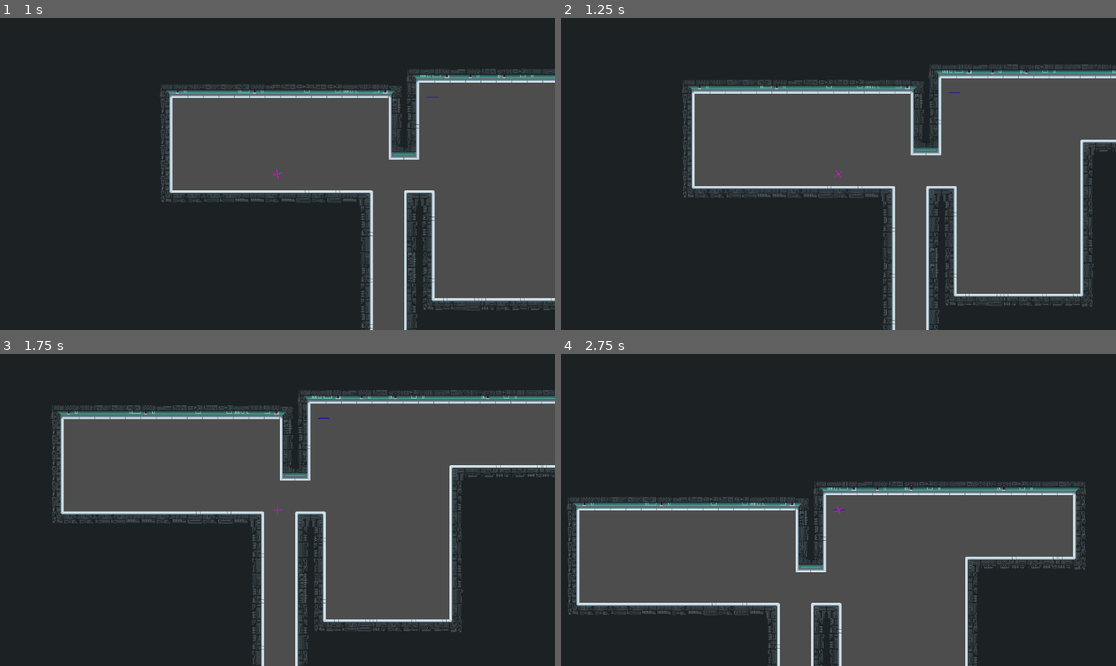
Above: before the commit, frames 1-4 (two rows, left to right).
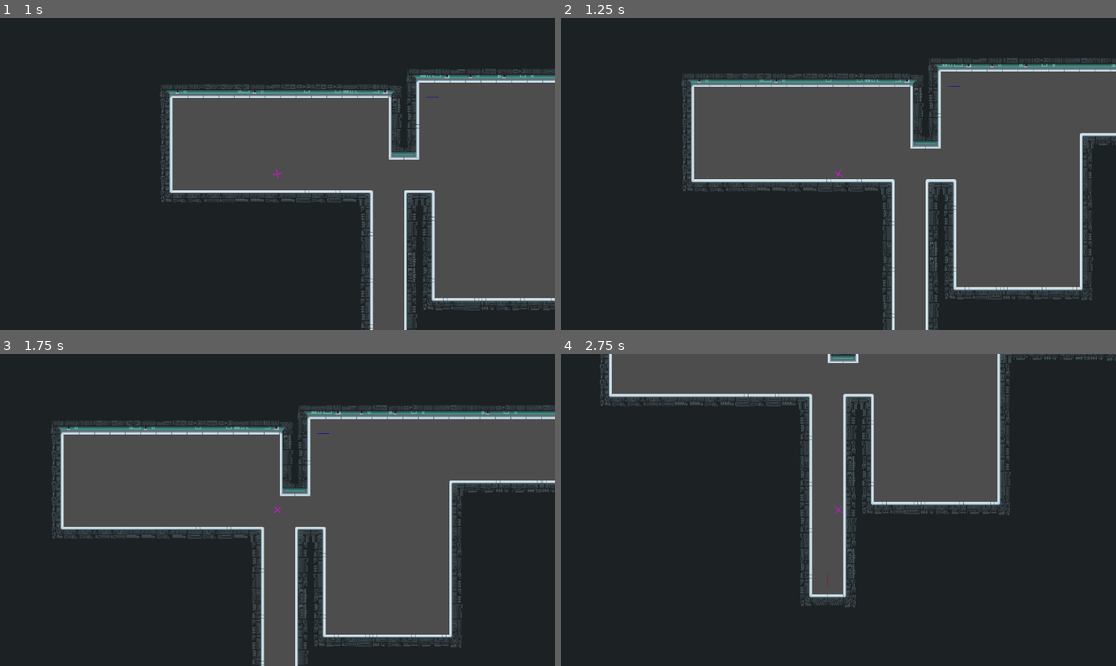
Above: after the commit, the same moments.

Repository: dplattesc/Portal2D-dplatt
Game: Godot game, scene res://level0.tscn
The game is run twice, just before and just after one commit, with the same random seed, the same clock (stepped at 60 frames per second) and the same inputs.
Inputs (mouse positions are in pixels of both pictures, inside the frame that each line leads up to):
- Up to frame 1 (1 s): move the mouse to (399, 158) at 0.52 s; hold Right (ui_right) from 0.53 s (still down); hold E (pick_up, bound only after the commit) from 0.53 s (still down); tap Space (ui_select) at 0.6 s; tap W (jump, bound only after the commit) at 0.77 s
- Up to frame 2 (1.25 s): keep holding Right (ui_right); keep holding E (pick_up, bound only after the commit); tap W (jump, bound only after the commit) at 1.07 s
- Up to frame 3 (1.75 s): move the mouse to (166, 525) at 1.27 s; release Right (ui_right) at 1.28 s; release E (pick_up, bound only after the commit) at 1.28 s; hold Left (ui_left) from 1.28 s (still down); tap E (pick_up, bound only after the commit) at 1.35 s; tap W (jump, bound only after the commit) at 1.52, 1.55 s
- Up to frame 4 (2.75 s): tap W (jump, bound only after the commit) at 1.82, 2.1 s; move the mouse to (894, 441) at 2.02 s; release Left (ui_left) at 2.03 s; hold Right (ui_right) from 2.03 s (still down); tap Space (ui_select) at 2.3 s

Frame 1 is identical in both runs. In frame 2, 8.6% of the frame differs, in the area x 21-100%, y 12-100%; in frame 3, 14%; in frame 4, 55%, in the area x 1-100%, y 0-100%.

Commit message:
version 3: pick up mechanics
added pick up feature for all objects that allows character to move blocks etc. Still very buggy but it works for now.

Diff:
--- a/Portal 2D/character.gd
+++ b/Portal 2D/character.gd
@@ -3,11 +3,17 @@
 const jumpForce = -200
 const friction = 0.95
 var on_ground = true
+var objectPickedUp: Node2D = null
+var isPickedUp: bool = false
+var pickTimer = 0
+var dropTimer = 0
+
 func _ready():
 	contact_monitor = true
 	max_contacts_reported = 10
 func _physics_process(delta):
-
+	var target_position = get_global_mouse_position()
+	var direction = (target_position - position).normalized()
 	var query = PhysicsRayQueryParameters2D.create(global_position, global_position + Vector2(0, 15)) #create ray query below character
 	var collision = get_world_2d().direct_space_state.intersect_ray(query) #check world collision at ray query
 	if get_colliding_bodies() and collision: #check for touching ground
@@ -15,12 +21,31 @@
 	else:
 		on_ground = false
 	var motion = Vector2()
-	motion.x = Input.get_action_strength("ui_right") - Input.get_action_strength("ui_left")  #set x motion with keybinds
-	print(linear_velocity)
+	motion.x = Input.get_action_strength("move_right") - Input.get_action_strength("move_left")  #set x motion with keybinds
 	if motion.length_squared() > 0:
 		motion = motion.normalized() * speed
 		apply_impulse(Vector2(motion.x, 0)) #set speed
 	if motion.length_squared() == 0 and on_ground:
 		linear_velocity.x *= friction #slow down character on ground
-	if on_ground and Input.is_action_just_pressed("ui_select"): #set y motion with jump
+	if on_ground and Input.is_action_just_pressed("jump"): #set y motion with jump
 		apply_impulse(Vector2(0, jumpForce))
+	if isPickedUp:
+		objectPickedUp.position = position + direction * 20
+	for body in get_colliding_bodies():
+		if body.name == "object":
+			objectPickedUp = body
+			break
+	if Input.is_action_pressed("pick_up") and not isPickedUp and objectPickedUp != null and pickTimer <= 0:
+		print("pick up = true")
+		isPickedUp = true
+		objectPickedUp.get_node("CollisionShape2D").disabled = true
+		dropTimer = 0.5
+	elif Input.is_action_pressed("pick_up") and isPickedUp and dropTimer <= 0:
+		print("pick up = false")
+		isPickedUp = false
+		objectPickedUp.position = position + direction * 30
+		objectPickedUp.get_node("CollisionShape2D").disabled = false
+		objectPickedUp = null
+		pickTimer = 0.5
+	pickTimer = max(0, pickTimer - delta)
+	dropTimer = max(0, dropTimer - delta)
--- a/Portal 2D/level0.tscn
+++ b/Portal 2D/level0.tscn
@@ -1095,7 +1095,7 @@
 position = Vector2(751, 31)
 
 [node name="object" parent="." instance=ExtResource("4_gs410")]
-position = Vector2(470, 203)
+position = Vector2(429, 201)
 gravity_scale = 0.7
 linear_damp = 0.1
 angular_damp = 1.0
--- a/Portal 2D/project.godot
+++ b/Portal 2D/project.godot
@@ -14,3 +14,30 @@
 run/main_scene="res://level0.tscn"
 config/features=PackedStringArray("4.0", "Forward Plus")
 config/icon="res://icon.svg"
+
+[input]
+
+pick_up={
+"deadzone": 0.5,
+"events": [Object(InputEventKey,"resource_local_to_scene":false,"resource_name":"","device":-1,"window_id":0,"alt_pressed":false,"shift_pressed":false,"ctrl_pressed":false,"meta_pressed":false,"pressed":false,"keycode":0,"physical_keycode":69,"key_label":0,"unicode":101,"echo":false,"script":null)
+]
+}
+move_right={
+"deadzone": 0.5,
+"events": [Object(InputEventKey,"resource_local_to_scene":false,"resource_name":"","device":-1,"window_id":0,"alt_pressed":false,"shift_pressed":false,"ctrl_pressed":false,"meta_pressed":false,"pressed":false,"keycode":0,"physical_keycode":68,"key_label":0,"unicode":100,"echo":false,"script":null)
+, Object(InputEventKey,"resource_local_to_scene":false,"resource_name":"","device":-1,"window_id":0,"alt_pressed":false,"shift_pressed":false,"ctrl_pressed":false,"meta_pressed":false,"pressed":false,"keycode":0,"physical_keycode":4194321,"key_label":0,"unicode":0,"echo":false,"script":null)
+]
+}
+move_left={
+"deadzone": 0.5,
+"events": [Object(InputEventKey,"resource_local_to_scene":false,"resource_name":"","device":-1,"window_id":0,"alt_pressed":false,"shift_pressed":false,"ctrl_pressed":false,"meta_pressed":false,"pressed":false,"keycode":0,"physical_keycode":4194319,"key_label":0,"unicode":0,"echo":false,"script":null)
+, Object(InputEventKey,"resource_local_to_scene":false,"resource_name":"","device":-1,"window_id":0,"alt_pressed":false,"shift_pressed":false,"ctrl_pressed":false,"meta_pressed":false,"pressed":false,"keycode":0,"physical_keycode":65,"key_label":0,"unicode":97,"echo":false,"script":null)
+]
+}
+jump={
+"deadzone": 0.5,
+"events": [Object(InputEventKey,"resource_local_to_scene":false,"resource_name":"","device":-1,"window_id":0,"alt_pressed":false,"shift_pressed":false,"ctrl_pressed":false,"meta_pressed":false,"pressed":false,"keycode":0,"physical_keycode":87,"key_label":0,"unicode":119,"echo":false,"script":null)
+, Object(InputEventKey,"resource_local_to_scene":false,"resource_name":"","device":-1,"window_id":0,"alt_pressed":false,"shift_pressed":false,"ctrl_pressed":false,"meta_pressed":false,"pressed":false,"keycode":0,"physical_keycode":32,"key_label":0,"unicode":32,"echo":false,"script":null)
+, Object(InputEventKey,"resource_local_to_scene":false,"resource_name":"","device":-1,"window_id":0,"alt_pressed":false,"shift_pressed":false,"ctrl_pressed":false,"meta_pressed":false,"pressed":false,"keycode":0,"physical_keycode":4194320,"key_label":0,"unicode":0,"echo":false,"script":null)
+]
+}
